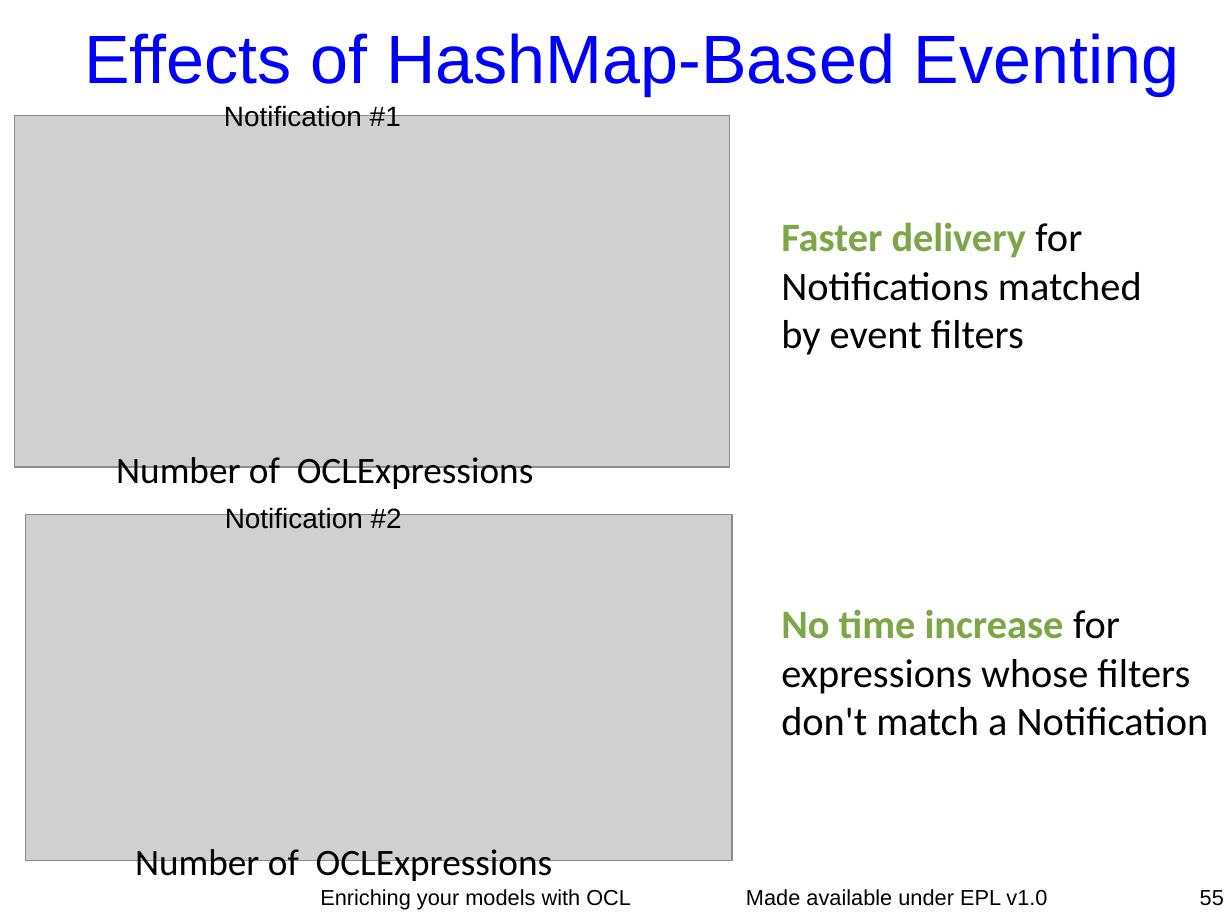
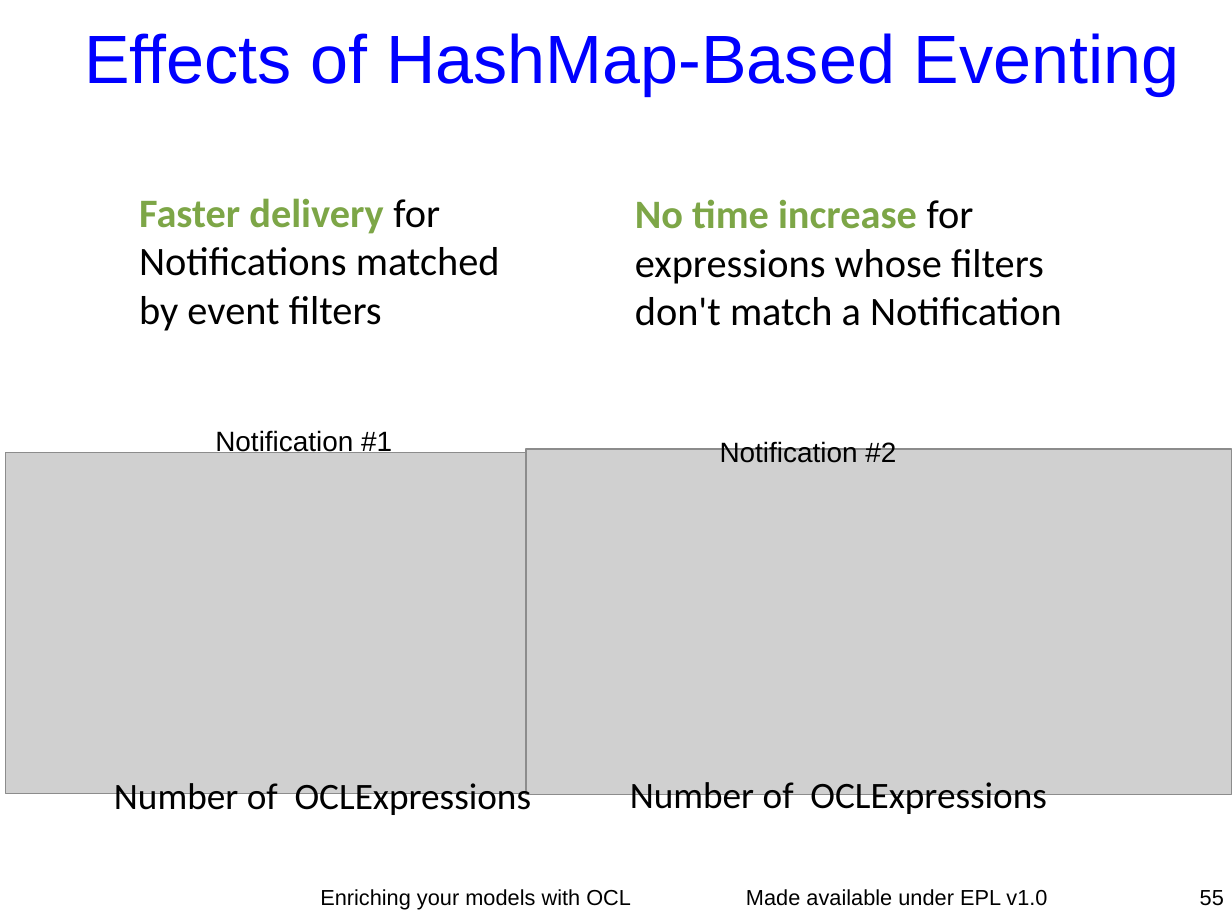
Before and after one commit to eclipse-ocl/ocl-website, a slide deck: slide 55 of ocl/docs/publications/ESE2010LongTalk/EnrichingWithOCL.odp. Drawn at 1232x924 pixels with LibreOffice and Linux fonts; fonts in the diff are those of the drawing; grey boxes stand for pictures. Boxes give left, top, right and bottom in pixels: in the first picture for what was removed or moved away, otherwise in the second. Text is boxed around its words. In the diff, an @@ line names an element or a change of style, - is before the commit and + after.

```diff
--- a/ocl/docs/publications/ESE2010LongTalk/EnrichingWithOCL.odp
+++ b/ocl/docs/publications/ESE2010LongTalk/EnrichingWithOCL.odp
@@ text "No time increase for expressions ...": place and size @@
-text "No time increase for expressions ..." at <box>781,222,1209,736</box>
+text "No time increase for expressions ..." at <box>635,199,1062,326</box>
@@ text added at <box>139,198,500,331</box>, 26 pt, text #000000 @@
+Faster delivery for
+Notifications matched
+by event filters
@@ text at <box>781,222,1142,355</box>: paragraph removed @@
-Faster delivery for
-Notifications matched
-by event filters
@@ text "Notification #1": place and size @@
-text "Notification #1" at <box>224,104,401,127</box>
+text "Notification #1" at <box>215,430,392,456</box>
@@ picture: place and size @@
-picture at <box>15,115,730,467</box>
+picture at <box>527,449,1232,795</box>
@@ text "Notification #2": place and size @@
-text "Notification #2" at <box>225,507,402,529</box>
+text "Notification #2" at <box>720,440,896,463</box>
@@ picture: place and size @@
-picture at <box>26,515,732,862</box>
+picture at <box>6,453,698,794</box>
@@ text "Number of OCLExpressions" rewrapped from <box>135,849,553,884</box> to <box>114,778,532,818</box> @@
@@ text "Number of OCLExpressions": place and size @@
-text "Number of OCLExpressions" at <box>116,457,534,492</box>
+text "Number of OCLExpressions" at <box>630,782,1047,817</box>
```
Also in this commit, not shown: 3 other slides changed, 1 slide added, 1 slide removed.
